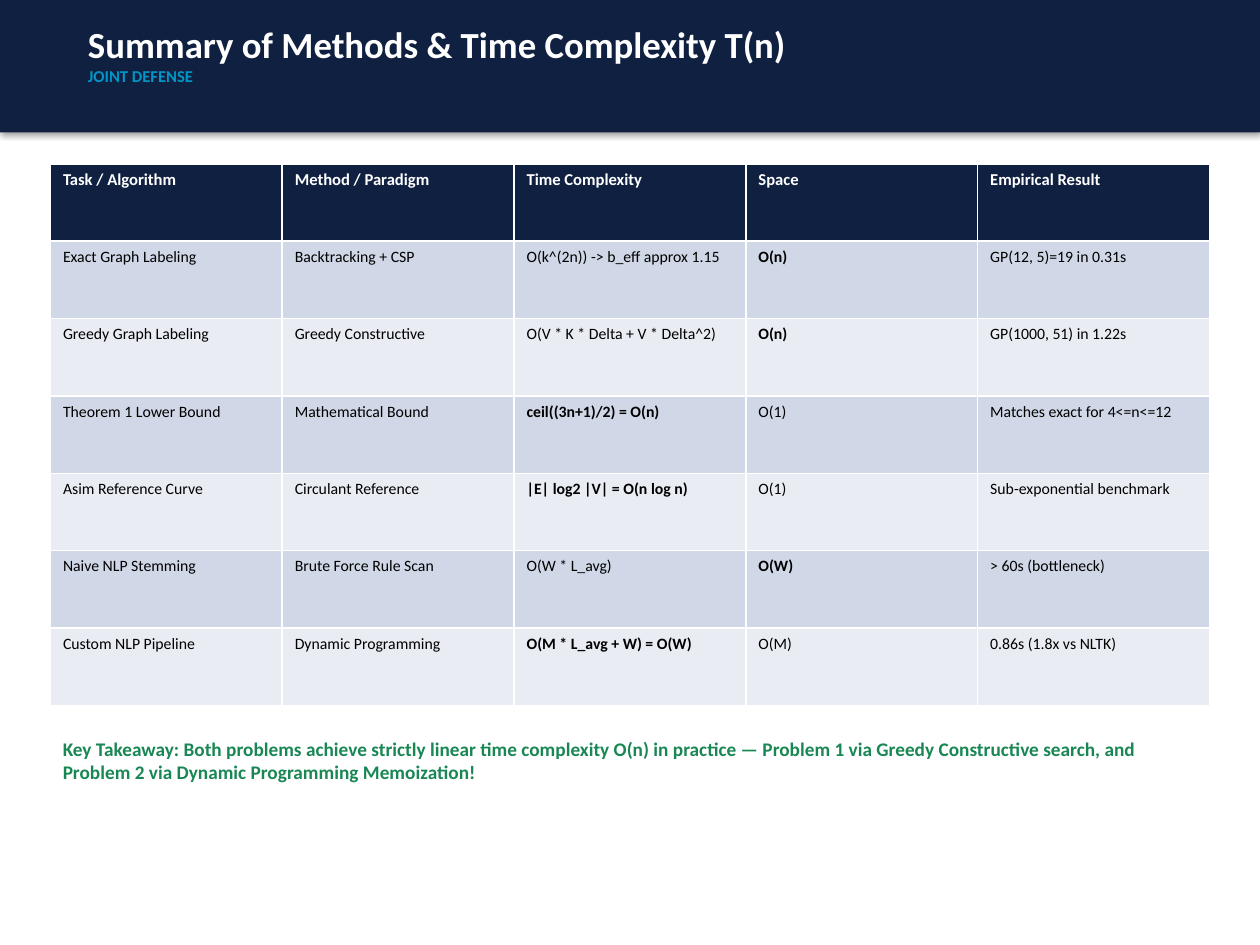
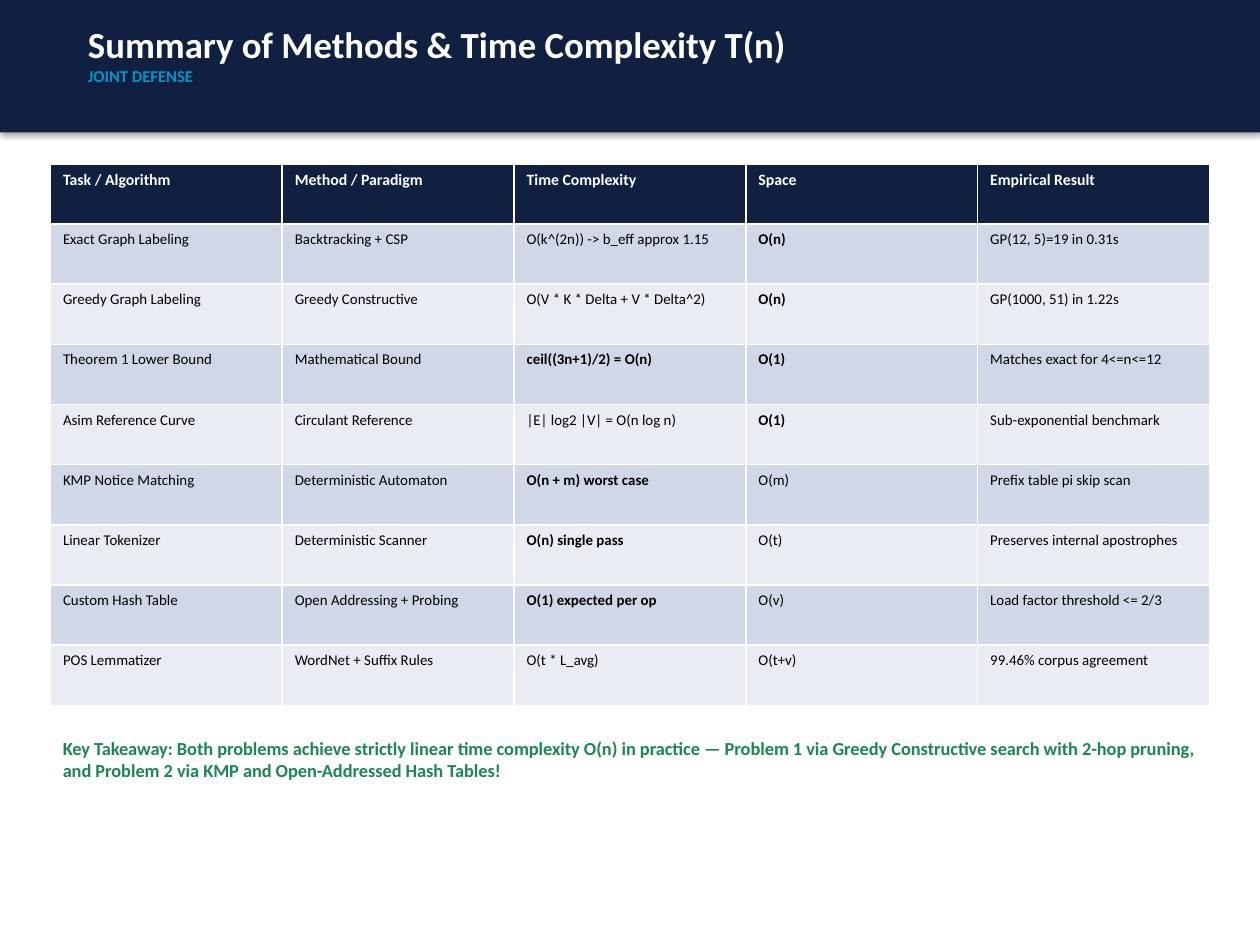
Before and after one commit to tinana2k/CS-5592---Dsng-and-Anal-Algorithms, a slide deck: slide 13 of Assignment 2/presentation/Assignment2_Presentation_Tina_and_Haoran.pptx. Drawn at 1260x945 pixels with LibreOffice and Linux fonts; fonts in the diff are those of the drawing. Boxes give left, top, right and bottom in pixels: in the first picture for what was removed or moved away, otherwise in the second. Text is boxed around its words. In the diff, an @@ line names an element or a change of style, - is before the commit and + after.

Commit message:
Integrate Problem 1 technical review fixes and Problem 2 NLP pipeline redesign across all deliverables

```diff
--- a/Assignment 2/presentation/Assignment2_Presentation_Tina_and_Haoran.pptx
+++ b/Assignment 2/presentation/Assignment2_Presentation_Tina_and_Haoran.pptx
@@ table at bbox=[50, 164, 1210, 706] @@
-row 6: Naive NLP Stemming | Brute Force Rule Scan | O(W * L_avg) | O(W) | > 60s (bottleneck)
-row 7: Custom NLP Pipeline | Dynamic Programming | O(M * L_avg + W) = O(W) | O(M) | 0.86s (1.8x vs NLTK)
+row 6: KMP Notice Matching | Deterministic Automaton | O(n + m) worst case | O(m) | Prefix table pi skip scan
+row 7: Linear Tokenizer | Deterministic Scanner | O(n) single pass | O(t) | Preserves internal apostrophes
+row 8: Custom Hash Table | Open Addressing + Probing | O(1) expected per op | O(v) | Load factor threshold <= 2/3
+row 9: POS Lemmatizer | WordNet + Suffix Rules | O(t * L_avg) | O(t+v) | 99.46% corpus agreement
@@ text at bbox=[63, 741, 1194, 780]: text changed; size 11 to 10.5 pt @@
-Key Takeaway: Both problems achieve strictly linear time complexity O(n) in practice — Problem 1 via Greedy Constructive search, and Problem 2 via Dynamic Programming Memoization!
+Key Takeaway: Both problems achieve strictly linear time complexity O(n) in practice — Problem 1 via Greedy Constructive search with 2-hop pruning, and Problem 2 via KMP and Open-Addressed Hash Tables!
```
Also in this commit, not shown: 5 other slides changed, 2 slides added, 2 slides removed, 17 other files.
